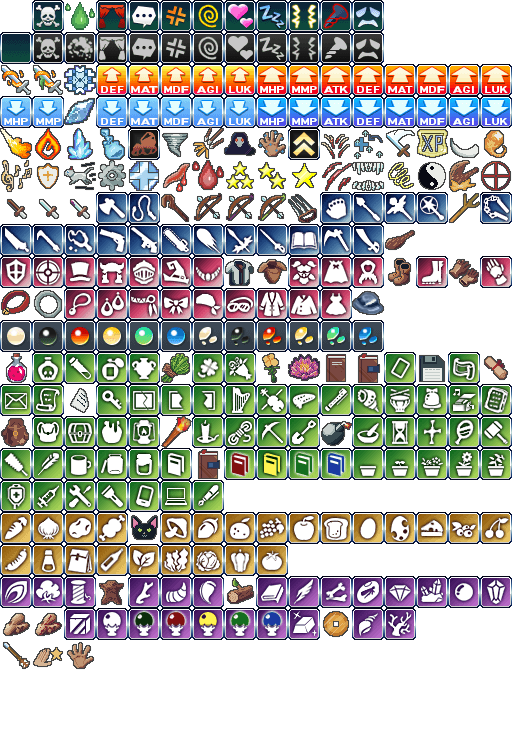
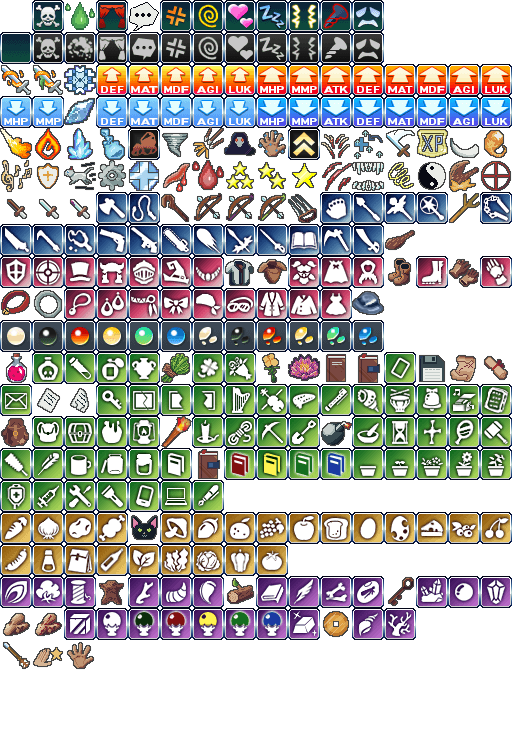
Layered file, before and after one edit (512px x 736px). Changes by layer:
added layer "Mute" above "Old Icon Set 2" over (129, 2, 159, 31)
painted on "Hand" over (75, 645, 88, 653)
added layer "Paper" above "Ripped Paper" over (38, 389, 59, 412)
painted on "Ripped Paper" over (75, 401, 85, 410)
added layer "Map" above "Key" over (451, 356, 475, 381)
added layer "Key" above "Old" over (389, 578, 413, 605)
painted on "Layer 1" over (32, 0, 480, 608)
